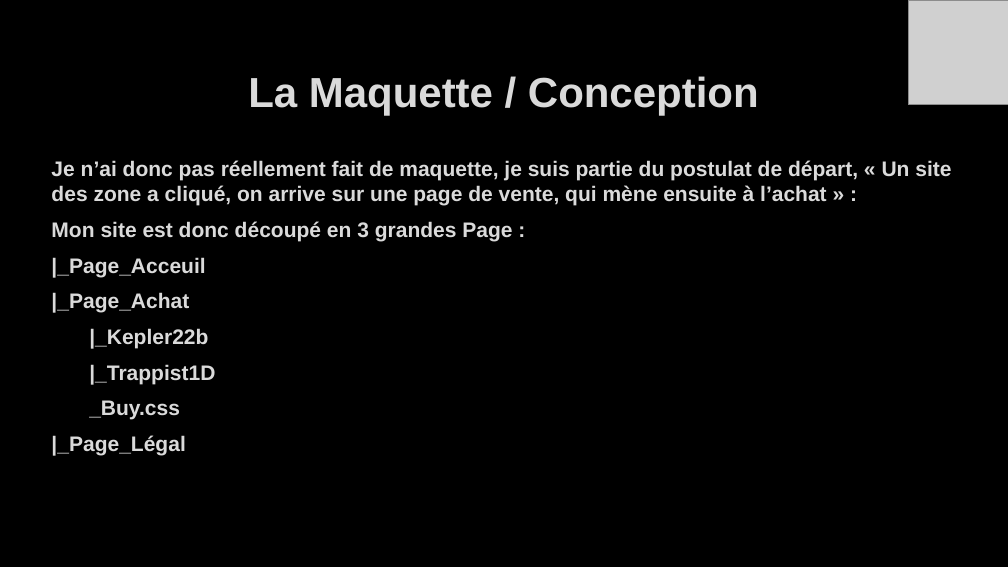
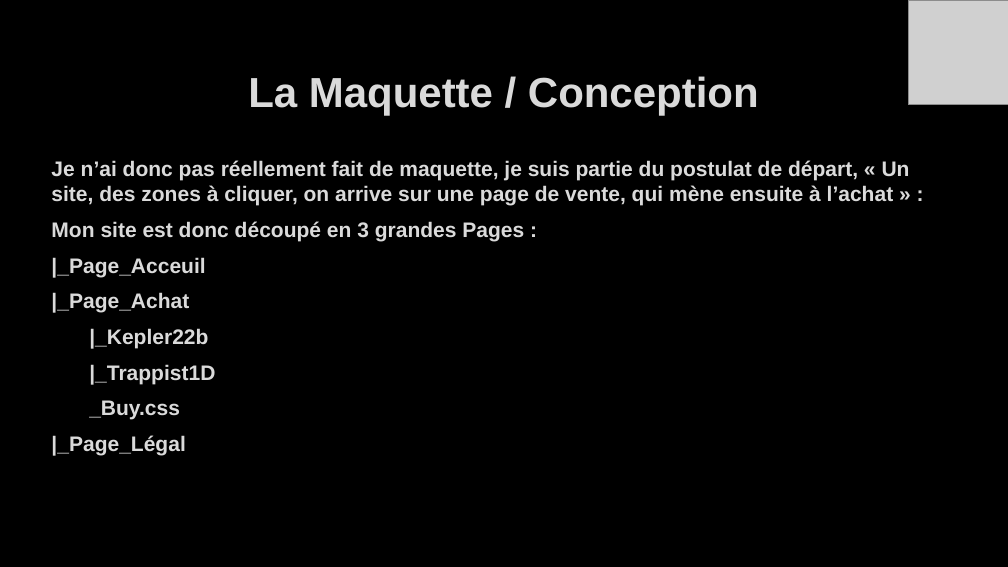
Before and after one commit to RuBy-67/E5, a slide deck: slide 5 of zEn +/Buy your space place.pptx. Drawn at 1008x567 pixels with LibreOffice and Linux fonts; fonts in the diff are those of the drawing; grey boxes stand for pictures; background and template pictures are left out. Boxes give left, top, right and bottom in pixels: in the first picture for what was removed or moved away, otherwise in the second. Text is boxed around its words. In the diff, an @@ line names an element or a change of style, - is before the commit and + after.

```diff
--- a/zEn +/Buy your space place.pptx
+++ b/zEn +/Buy your space place.pptx
@@ text at (x1=51, y1=160, x2=910, y2=241): text changed @@
-Je n’ai donc pas réellement fait de maquette, je suis partie du postulat de départ, « Un site des zone a cliqué, on arrive sur une page de vente, qui mène ensuite à l’achat » :
-Mon site est donc découpé en 3 grandes Page :
+Je n’ai donc pas réellement fait de maquette, je suis partie du postulat de départ, « Un site, des zones à cliquer, on arrive sur une page de vente, qui mène ensuite à l’achat » :
+Mon site est donc découpé en 3 grandes Pages :
```
Also in this commit, not shown: 1 other slide changed.
